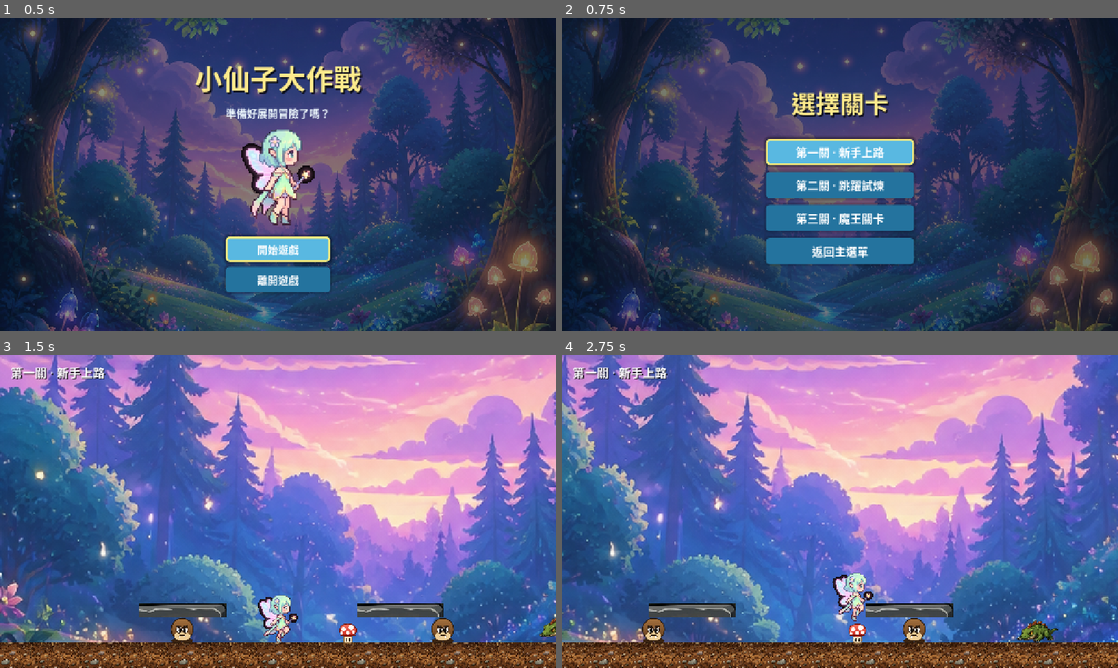
Above: before the commit, frames 1-4 (two rows, left to right).
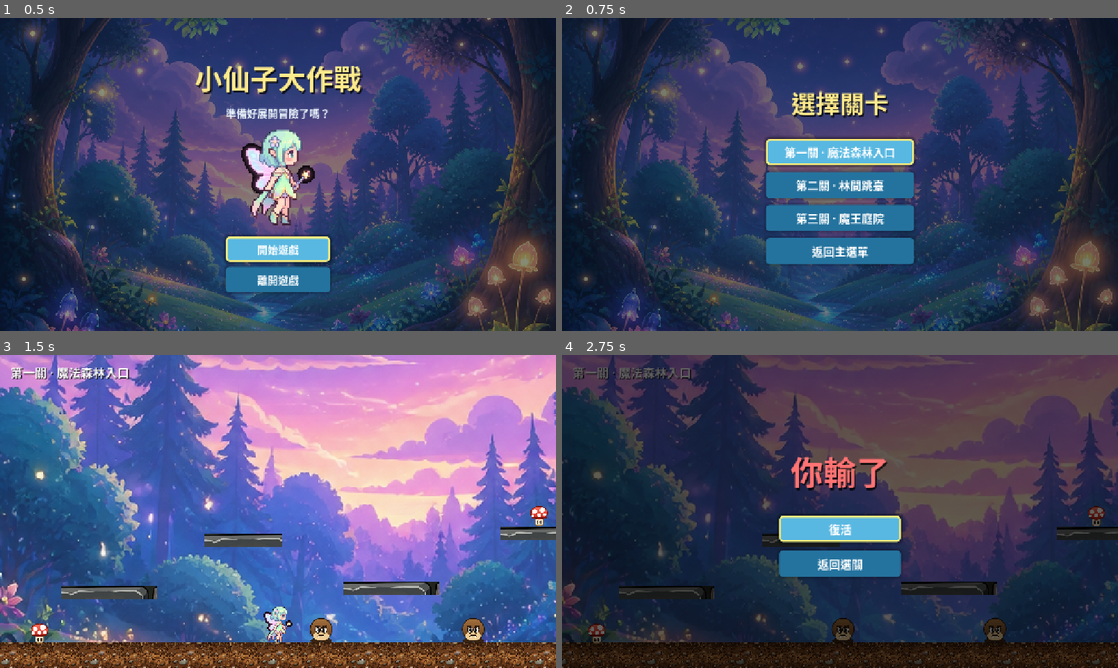
Above: after the commit, the same moments.

Repository: Ninepin123/new-game-project
Game: Godot game, scene res://scenes/start_menu.tscn
Same seed, same stepped clock (60 frames per second), same inputs: the game is played once before the commit and once after it.
Inputs (mouse positions are in pixels of both pictures, inside the frame that each line leads up to):
- Up to frame 1 (0.5 s): no input
- Up to frame 2 (0.75 s): click "開始遊戲" at 0.5 s
- Up to frame 3 (1.5 s): click (278, 489) at 1.25 s, where only the run before the commit has a clickable "第一關 · 新手上路"
- Up to frame 4 (2.75 s): tap Enter (ui_accept) at 2 s; move the mouse to (962, 495) at 2.02 s; hold Right (ui_right) from 2.03 s (still down); hold Enter (ui_accept) from 2.03 s (still down); tap J (attack, bound only after the commit) at 2.1 s; click (962, 495) at 2.17 s

Frame 1 is identical in both runs. In frame 2, 0.8% of the frame differs, in the area x 40-60%, y 41-66%; in frame 3, 6.5%; in frame 4, 99%, in the area x 0-100%, y 0-100%.

Commit message:
Improve levels and add magic projectile

Diff:
--- a/project.godot
+++ b/project.godot
@@ -31,6 +31,54 @@
 
 enabled=PackedStringArray("res://addons/godot_ai/plugin.cfg")
 
+[input]
+
+ui_accept={
+"deadzone": 0.5,
+"events": [Object(InputEventKey,"resource_local_to_scene":false,"resource_name":"","device":0,"window_id":0,"alt_pressed":false,"shift_pressed":false,"ctrl_pressed":false,"meta_pressed":false,"pressed":false,"keycode":4194309,"physical_keycode":0,"key_label":0,"unicode":0,"location":0,"echo":false,"script":null)
+, Object(InputEventKey,"resource_local_to_scene":false,"resource_name":"","device":0,"window_id":0,"alt_pressed":false,"shift_pressed":false,"ctrl_pressed":false,"meta_pressed":false,"pressed":false,"keycode":4194310,"physical_keycode":0,"key_label":0,"unicode":0,"location":0,"echo":false,"script":null)
+, Object(InputEventKey,"resource_local_to_scene":false,"resource_name":"","device":0,"window_id":0,"alt_pressed":false,"shift_pressed":false,"ctrl_pressed":false,"meta_pressed":false,"pressed":false,"keycode":32,"physical_keycode":0,"key_label":0,"unicode":32,"location":0,"echo":false,"script":null)
+, Object(InputEventKey,"resource_local_to_scene":false,"resource_name":"","device":-1,"window_id":0,"alt_pressed":false,"shift_pressed":false,"ctrl_pressed":false,"meta_pressed":false,"pressed":false,"keycode":0,"physical_keycode":87,"key_label":0,"unicode":119,"location":0,"echo":false,"script":null)
+]
+}
+ui_left={
+"deadzone": 0.5,
+"events": [Object(InputEventKey,"resource_local_to_scene":false,"resource_name":"","device":0,"window_id":0,"alt_pressed":false,"shift_pressed":false,"ctrl_pressed":false,"meta_pressed":false,"pressed":false,"keycode":4194319,"physical_keycode":0,"key_label":0,"unicode":0,"location":0,"echo":false,"script":null)
+, Object(InputEventJoypadButton,"resource_local_to_scene":false,"resource_name":"","device":-1,"button_index":13,"pressure":0.0,"pressed":false,"script":null)
+, Object(InputEventJoypadMotion,"resource_local_to_scene":false,"resource_name":"","device":-1,"axis":0,"axis_value":-1.0,"script":null)
+, Object(InputEventKey,"resource_local_to_scene":false,"resource_name":"","device":0,"window_id":0,"alt_pressed":false,"shift_pressed":false,"ctrl_pressed":false,"meta_pressed":false,"pressed":false,"keycode":0,"physical_keycode":65,"key_label":0,"unicode":0,"location":0,"echo":false,"script":null)
+]
+}
+ui_right={
+"deadzone": 0.5,
+"events": [Object(InputEventKey,"resource_local_to_scene":false,"resource_name":"","device":0,"window_id":0,"alt_pressed":false,"shift_pressed":false,"ctrl_pressed":false,"meta_pressed":false,"pressed":false,"keycode":4194321,"physical_keycode":0,"key_label":0,"unicode":0,"location":0,"echo":false,"script":null)
+, Object(InputEventJoypadButton,"resource_local_to_scene":false,"resource_name":"","device":-1,"button_index":14,"pressure":0.0,"pressed":false,"script":null)
+, Object(InputEventJoypadMotion,"resource_local_to_scene":false,"resource_name":"","device":-1,"axis":0,"axis_value":1.0,"script":null)
+, Object(InputEventKey,"resource_local_to_scene":false,"resource_name":"","device":-1,"window_id":0,"alt_pressed":false,"shift_pressed":false,"ctrl_pressed":false,"meta_pressed":false,"pressed":false,"keycode":0,"physical_keycode":68,"key_label":0,"unicode":100,"location":0,"echo":false,"script":null)
+]
+}
+ui_up={
+"deadzone": 0.5,
+"events": [Object(InputEventKey,"resource_local_to_scene":false,"resource_name":"","device":0,"window_id":0,"alt_pressed":false,"shift_pressed":false,"ctrl_pressed":false,"meta_pressed":false,"pressed":false,"keycode":4194320,"physical_keycode":0,"key_label":0,"unicode":0,"location":0,"echo":false,"script":null)
+, Object(InputEventJoypadButton,"resource_local_to_scene":false,"resource_name":"","device":-1,"button_index":11,"pressure":0.0,"pressed":false,"script":null)
+, Object(InputEventJoypadMotion,"resource_local_to_scene":false,"resource_name":"","device":-1,"axis":1,"axis_value":-1.0,"script":null)
+, Object(InputEventKey,"resource_local_to_scene":false,"resource_name":"","device":-1,"window_id":0,"alt_pressed":false,"shift_pressed":false,"ctrl_pressed":false,"meta_pressed":false,"pressed":false,"keycode":0,"physical_keycode":87,"key_label":0,"unicode":119,"location":0,"echo":false,"script":null)
+]
+}
+ui_down={
+"deadzone": 0.5,
+"events": [Object(InputEventKey,"resource_local_to_scene":false,"resource_name":"","device":0,"window_id":0,"alt_pressed":false,"shift_pressed":false,"ctrl_pressed":false,"meta_pressed":false,"pressed":false,"keycode":4194322,"physical_keycode":0,"key_label":0,"unicode":0,"location":0,"echo":false,"script":null)
+, Object(InputEventJoypadButton,"resource_local_to_scene":false,"resource_name":"","device":-1,"button_index":12,"pressure":0.0,"pressed":false,"script":null)
+, Object(InputEventJoypadMotion,"resource_local_to_scene":false,"resource_name":"","device":-1,"axis":1,"axis_value":1.0,"script":null)
+, Object(InputEventKey,"resource_local_to_scene":false,"resource_name":"","device":-1,"window_id":0,"alt_pressed":false,"shift_pressed":false,"ctrl_pressed":false,"meta_pressed":false,"pressed":false,"keycode":0,"physical_keycode":83,"key_label":0,"unicode":115,"location":0,"echo":false,"script":null)
+]
+}
+attack={
+"deadzone": 0.5,
+"events": [Object(InputEventKey,"resource_local_to_scene":false,"resource_name":"","device":-1,"window_id":0,"alt_pressed":false,"shift_pressed":false,"ctrl_pressed":false,"meta_pressed":false,"pressed":false,"keycode":0,"physical_keycode":74,"key_label":0,"unicode":106,"location":0,"echo":false,"script":null)
+]
+}
+
 [physics]
 
 3d/physics_engine="Jolt Physics"
--- a/scenes/level.tscn
+++ b/scenes/level.tscn
@@ -26,7 +26,7 @@
 stretch_mode = 6
 
 [node name="Player" parent="." unique_id=1079608880 instance=ExtResource("2_player")]
-position = Vector2(-41, 385)
+position = Vector2(-41, 409)
 
 [node name="Ground" type="StaticBody2D" parent="." unique_id=1561599534]
 position = Vector2(0, 480)
--- /dev/null
+++ b/scenes/magic_projectile.tscn
@@ -0,0 +1,20 @@
+[gd_scene load_steps=4 format=3]
+
+[ext_resource type="Script" path="res://scripts/magic_projectile.gd" id="1_script"]
+[ext_resource type="Texture2D" path="res://textures/magic_ball.png" id="2_texture"]
+
+[sub_resource type="CircleShape2D" id="CircleShape2D_magic"]
+radius = 18.0
+
+[node name="MagicProjectile" type="Area2D"]
+collision_layer = 0
+collision_mask = 5
+script = ExtResource("1_script")
+
+[node name="Sprite2D" type="Sprite2D" parent="."]
+texture_filter = 2
+scale = Vector2(0.18, 0.18)
+texture = ExtResource("2_texture")
+
+[node name="CollisionShape2D" type="CollisionShape2D" parent="."]
+shape = SubResource("CircleShape2D_magic")
--- a/scenes/player.tscn
+++ b/scenes/player.tscn
@@ -4,7 +4,7 @@
 [ext_resource type="Texture2D" uid="uid://paile2qymf4c" path="res://main_character.png" id="2_tex"]
 
 [sub_resource type="RectangleShape2D" id="RectangleShape2D_body"]
-size = Vector2(60, 110)
+size = Vector2(45, 82)
 
 [node name="Player" type="CharacterBody2D" unique_id=1756777156]
 collision_layer = 2
@@ -12,7 +12,7 @@
 
 [node name="Sprite2D" type="Sprite2D" parent="." unique_id=268938152]
 texture_filter = 1
-scale = Vector2(0.375, 0.375)
+scale = Vector2(0.28, 0.28)
 texture = ExtResource("2_tex")
 hframes = 4
 
--- a/scripts/burrower.gd
+++ b/scripts/burrower.gd
@@ -163,8 +163,16 @@
 		_die()
 		if body.has_method("bounce"):
 			body.bounce()
-	elif body.has_method("hit"):
+	elif body.has_method("hit") and _can_damage_player(body):
 		body.hit()
+
+func _can_damage_player(body: Node) -> bool:
+	return not body.has_method("can_take_enemy_contact_damage") or body.can_take_enemy_contact_damage()
+
+func take_magic_hit() -> void:
+	if _state == State.DEAD:
+		return
+	_die()
 
 func _die() -> void:
 	_state = State.DEAD
--- a/scripts/enemy.gd
+++ b/scripts/enemy.gd
@@ -52,8 +52,16 @@
 		_squash()
 		if body.has_method("bounce"):
 			body.bounce()
-	elif body.has_method("hit"):
+	elif body.has_method("hit") and _can_damage_player(body):
 		body.hit()
+
+func _can_damage_player(body: Node) -> bool:
+	return not body.has_method("can_take_enemy_contact_damage") or body.can_take_enemy_contact_damage()
+
+func take_magic_hit() -> void:
+	if _dead:
+		return
+	_squash()
 
 func _squash() -> void:
 	_dead = true
--- a/scripts/game_state.gd
+++ b/scripts/game_state.gd
@@ -13,47 +13,60 @@
 
 var LEVELS := [
 	{
-		"name": "第一關 · 新手上路",
+		"name": "第一關 · 魔法森林入口",
 		"platforms": [
-			{"x": -260.0, "y": 360.0, "w": 200.0},
-			{"x": 240.0, "y": 360.0, "w": 200.0},
+			{"x": -430.0, "y": 320.0, "w": 220.0},
+			{"x": -120.0, "y": 200.0, "w": 180.0},
+			{"x": 220.0, "y": 310.0, "w": 220.0},
+			{"x": 560.0, "y": 185.0, "w": 180.0},
+			{"x": 840.0, "y": 315.0, "w": 180.0},
 		],
-		"enemies": [Vector2(-250.0, 421.0), Vector2(350.0, 421.0)],
-		"lizards": [Vector2(620.0, 418.0)],
-		"burrowers": [Vector2(850.0, 416.0)],
-		"mushrooms": [Vector2(120.0, 430.0)],
+		"enemies": [Vector2(70.0, 421.0), Vector2(420.0, 421.0)],
+		"lizards": [Vector2(760.0, 418.0)],
+		"burrowers": [Vector2(940.0, 416.0)],
+		"mushrooms": [Vector2(-590.0, 430.0), Vector2(560.0, 160.0)],
 		"goal_x": 1080.0,
 	},
 	{
-		"name": "第二關 · 跳躍試煉",
+		"name": "第二關 · 林間跳臺",
 		"platforms": [
-			{"x": -420.0, "y": 370.0, "w": 180.0},
-			{"x": -120.0, "y": 290.0, "w": 180.0},
-			{"x": 200.0, "y": 220.0, "w": 180.0},
-			{"x": 520.0, "y": 300.0, "w": 180.0},
+			{"x": -560.0, "y": 320.0, "w": 180.0},
+			{"x": -300.0, "y": 200.0, "w": 160.0},
+			{"x": -40.0, "y": 95.0, "w": 150.0},
+			{"x": 250.0, "y": 205.0, "w": 170.0},
+			{"x": 520.0, "y": 100.0, "w": 150.0},
+			{"x": 800.0, "y": 310.0, "w": 210.0},
 		],
-		"enemies": [Vector2(-280.0, 421.0), Vector2(180.0, 421.0), Vector2(620.0, 421.0)],
-		"lizards": [Vector2(850.0, 418.0)],
+		"enemies": [Vector2(-690.0, 421.0), Vector2(120.0, 421.0), Vector2(650.0, 421.0)],
+		"lizards": [Vector2(820.0, 418.0)],
 		"burrowers": [Vector2(420.0, 416.0)],
-		"mushrooms": [Vector2(320.0, 430.0)],
+		"mushrooms": [Vector2(-300.0, 150.0), Vector2(520.0, 50.0)],
 		"goal_x": 1080.0,
 	},
 	{
-		"name": "第三關 · 魔王關卡",
+		"name": "第三關 · 魔王庭院",
 		"platforms": [
-			{"x": -520.0, "y": 360.0, "w": 160.0},
-			{"x": -260.0, "y": 270.0, "w": 160.0},
-			{"x": 20.0, "y": 200.0, "w": 160.0},
-			{"x": 300.0, "y": 270.0, "w": 160.0},
-			{"x": 600.0, "y": 360.0, "w": 160.0},
+			{"x": -700.0, "y": 345.0, "w": 150.0},
+			{"x": -470.0, "y": 255.0, "w": 130.0},
+			{"x": -220.0, "y": 165.0, "w": 125.0},
+			{"x": 45.0, "y": 255.0, "w": 130.0},
+			{"x": 300.0, "y": 165.0, "w": 120.0},
+			{"x": 555.0, "y": 265.0, "w": 130.0},
+			{"x": 800.0, "y": 150.0, "w": 120.0},
 		],
 		"enemies": [
-			Vector2(-360.0, 421.0), Vector2(180.0, 421.0),
-			Vector2(430.0, 421.0), Vector2(680.0, 421.0),
+			Vector2(-760.0, 421.0), Vector2(520.0, 421.0),
 		],
-		"lizards": [Vector2(-250.0, 418.0), Vector2(940.0, 418.0)],
-		"burrowers": [Vector2(300.0, 416.0), Vector2(820.0, 416.0)],
-		"mushrooms": [Vector2(20.0, 175.0)],
+		"falling_enemies": [
+			{"x_min": -360.0, "x_max": -120.0, "y": -140.0, "delay": 0.6, "interval": 1.0},
+			{"x_min": -40.0, "x_max": 190.0, "y": -160.0, "delay": 1.0, "interval": 0.8},
+			{"x_min": 260.0, "x_max": 500.0, "y": -150.0, "delay": 0.6, "interval": 1.0},
+			{"x_min": 600.0, "x_max": 820.0, "y": -170.0, "delay": 0.2, "interval": 1.0},
+			{"x_min": 860.0, "x_max": 1040.0, "y": -150.0, "delay": 2.0, "interval": 0.9},
+		],
+		"lizards": [Vector2(-455.0, 418.0), Vector2(860.0, 418.0)],
+		"burrowers": [Vector2(300.0, 416.0), Vector2(990.0, 416.0)],
+		"mushrooms": [Vector2(-220.0, 140.0)],
 		"goal_x": 1080.0,
 	},
 ]
--- a/scripts/level.gd
+++ b/scripts/level.gd
@@ -13,6 +13,7 @@
 const LEVEL_SELECT := "res://scenes/level_select.tscn"
 
 const GROUND_TOP := 450.0
+const PLAYER_START_X := -41.0
 
 @onready var _content: Node2D = $Content
 @onready var _player: CharacterBody2D = $Player
@@ -30,6 +31,7 @@
 func _ready() -> void:
 	_level_index = clampi(GameState.selected_level, 1, GameState.TOTAL_LEVELS)
 	_level_data = GameState.LEVELS[_level_index - 1]
+	_place_player_on_ground()
 	_build_level()
 	_build_ui()
 	_start_bgm()
@@ -50,6 +52,14 @@
 
 # ---------------------------------------------------------------- 關卡內容生成
 
+func _place_player_on_ground() -> void:
+	var shape_node := _player.get_node_or_null("CollisionShape2D") as CollisionShape2D
+	if shape_node == null or not shape_node.shape is RectangleShape2D:
+		_player.position = Vector2(PLAYER_START_X, 409.0)
+		return
+	var rect := shape_node.shape as RectangleShape2D
+	_player.position = Vector2(PLAYER_START_X, GROUND_TOP - rect.size.y * 0.5 - shape_node.position.y)
+
 func _build_level() -> void:
 	for p in _level_data.get("platforms", []):
 		_spawn_platform(p["x"], p["y"], p["w"])
@@ -57,6 +67,8 @@
 		var enemy := EnemyScene.instantiate()
 		enemy.position = e
 		_content.add_child(enemy)
+	for e in _level_data.get("falling_enemies", []):
+		_spawn_delayed_enemy(e)
 	for l in _level_data.get("lizards", []):
 		var lizard := LizardScene.instantiate()
 		lizard.position = l
@@ -70,6 +82,25 @@
 		mush.position = m
 		_content.add_child(mush)
 	_spawn_goal(_level_data.get("goal_x", 1080.0))
+
+
+func _spawn_delayed_enemy(data: Dictionary) -> void:
+	var delay: float = float(data.get("delay", 1.0))
+	await get_tree().create_timer(delay).timeout
+	var interval: float = float(data.get("interval", 0.0))
+	while not _ended:
+		var enemy := EnemyScene.instantiate()
+		enemy.position = Vector2(_falling_enemy_x(data), float(data.get("y", -120.0)))
+		_content.add_child(enemy)
+		if interval <= 0.0:
+			return
+		await get_tree().create_timer(interval).timeout
+
+
+func _falling_enemy_x(data: Dictionary) -> float:
+	if data.has("x_min") and data.has("x_max"):
+		return randf_range(float(data["x_min"]), float(data["x_max"]))
+	return float(data.get("x", 0.0))
 
 
 func _spawn_platform(x: float, y_top: float, w: float) -> void:
--- a/scripts/lizard.gd
+++ b/scripts/lizard.gd
@@ -134,8 +134,16 @@
 		_die()
 		if body.has_method("bounce"):
 			body.bounce()
-	elif body.has_method("hit"):
+	elif body.has_method("hit") and _can_damage_player(body):
 		body.hit()
+
+func _can_damage_player(body: Node) -> bool:
+	return not body.has_method("can_take_enemy_contact_damage") or body.can_take_enemy_contact_damage()
+
+func take_magic_hit() -> void:
+	if _state == State.DEAD:
+		return
+	_die()
 
 func _die() -> void:
 	_state = State.DEAD
--- /dev/null
+++ b/scripts/magic_projectile.gd
@@ -0,0 +1,39 @@
+extends Area2D
+## 玩家發射的魔法球。
+## 呼叫 setup() 設定飛行方向後，碰到敵人或場景碰撞物就消失。
+
+const SPEED := 520.0
+const MAX_LIFETIME := 1.8
+
+var direction := Vector2.RIGHT
+var _lifetime := 0.0
+
+
+func _ready() -> void:
+	body_entered.connect(_on_body_entered)
+	area_entered.connect(_on_area_entered)
+
+
+func setup(facing: int) -> void:
+	direction = Vector2.RIGHT if facing >= 0 else Vector2.LEFT
+	scale.x = absf(scale.x) * float(facing)
+
+
+func _physics_process(delta: float) -> void:
+	position += direction * SPEED * delta
+	_lifetime += delta
+	if _lifetime >= MAX_LIFETIME:
+		queue_free()
+
+
+func _on_body_entered(body: Node) -> void:
+	if body.is_in_group("enemy") and body.has_method("take_magic_hit"):
+		body.take_magic_hit()
+	queue_free()
+
+
+func _on_area_entered(area: Area2D) -> void:
+	var owner := area.get_parent()
+	if owner != null and owner.is_in_group("enemy") and owner.has_method("take_magic_hit"):
+		owner.take_magic_hit()
+		queue_free()
--- a/scripts/player.gd
+++ b/scripts/player.gd
@@ -5,17 +5,20 @@
 
 const Sfx := preload("res://scripts/sfx.gd")
 const WALK_STREAM := preload("res://audio/walking.mp3")
+const MagicProjectileScene := preload("res://scenes/magic_projectile.tscn")
 
 const SPEED := 220.0
-const JUMP_VELOCITY := -420.0
+const JUMP_VELOCITY := -520.0
 const STOMP_BOUNCE := -300.0
 const LAND_SFX_MIN_FALL_SPEED := 150.0  # 出生小幅落地不出聲，跳躍／墜落才會
+const MAGIC_COOLDOWN := 0.35
+const STOMP_GRACE_TIME := 0.16
 
 # 小／大兩種狀態的外觀與碰撞尺寸
-const SMALL_SCALE := Vector2(0.375, 0.375)
-const BIG_SCALE := Vector2(0.55, 0.55)
-const SMALL_BODY := Vector2(60, 110)
-const BIG_BODY := Vector2(84, 150)
+const SMALL_SCALE := Vector2(0.28, 0.28)
+const BIG_SCALE := Vector2(0.42, 0.42)
+const SMALL_BODY := Vector2(45, 82)
+const BIG_BODY := Vector2(64, 115)
 
 var anim_time := 0.0
 const ANIM_SPEED := 8.0 # Frames per second
@@ -24,6 +27,10 @@
 var invulnerable := false
 var _dead := false
 var _was_on_floor := false
+var _facing := 1
+var _magic_cooldown := 0.0
+var _grow_pending := false
+var _stomp_grace := 0.0
 
 var _walk_sfx: AudioStreamPlayer
 
@@ -31,6 +38,8 @@
 @onready var body_shape: CollisionShape2D = $CollisionShape2D
 
 func _ready() -> void:
+	body_shape.shape = body_shape.shape.duplicate()
+	_reset_to_small_size()
 	add_to_group("player")
 	# const 的屬性不可賦值（parser error），先取到 var 再設 loop（同一共享資源）
 	var walk_stream: AudioStreamMP3 = WALK_STREAM
@@ -43,6 +52,8 @@
 func _physics_process(delta: float) -> void:
 	if _dead:
 		return
+	_magic_cooldown = maxf(_magic_cooldown - delta, 0.0)
+	_stomp_grace = maxf(_stomp_grace - delta, 0.0)
 
 	if not is_on_floor():
 		velocity += get_gravity() * delta
@@ -50,11 +61,15 @@
 	if Input.is_action_just_pressed("ui_accept") and is_on_floor():
 		velocity.y = JUMP_VELOCITY
 		Sfx.play(self, "jump", -6.0)
+
+	if InputMap.has_action("attack") and Input.is_action_just_pressed("attack"):
+		_shoot_magic()
 
 	var direction := Input.get_axis("ui_left", "ui_right")
 	if direction != 0.0:
 		velocity.x = direction * SPEED
 		sprite.flip_h = direction < 0.0
+		_facing = -1 if direction < 0.0 else 1
 	else:
 		velocity.x = move_toward(velocity.x, 0.0, SPEED)
 
@@ -73,6 +88,7 @@
 	var fall_speed := velocity.y
 	move_and_slide()
 	_update_ground_sfx(fall_speed)
+	_try_pending_grow()
 
 ## 落地音與走路循環音
 func _update_ground_sfx(fall_speed: float) -> void:
@@ -98,11 +114,34 @@
 
 ## 踩踏敵人後的彈跳
 func bounce() -> void:
+	_stomp_grace = STOMP_GRACE_TIME
 	velocity.y = STOMP_BOUNCE
+
+func can_take_enemy_contact_damage() -> bool:
+	return _stomp_grace <= 0.0
+
+func _reset_to_small_size() -> void:
+	is_big = false
+	_grow_pending = false
+	sprite.scale = SMALL_SCALE
+	var rect := body_shape.shape as RectangleShape2D
+	rect.size = SMALL_BODY
+
+func _shoot_magic() -> void:
+	if _magic_cooldown > 0.0:
+		return
+	_magic_cooldown = MAGIC_COOLDOWN
+	var projectile := MagicProjectileScene.instantiate()
+	projectile.global_position = global_position + Vector2(42.0 * float(_facing), -24.0)
+	projectile.setup(_facing)
+	get_tree().current_scene.add_child(projectile)
 
 ## 吃到蘑菇 → 變大
 func grow() -> void:
 	if is_big:
+		return
+	if not _has_room_for_body(BIG_BODY):
+		_grow_pending = true
 		return
 	is_big = true
 	_apply_size(true)
@@ -128,6 +167,28 @@
 	create_tween().tween_property(sprite, "scale", target_scale, 0.15) \
 		.set_trans(Tween.TRANS_BACK)
 
+func _try_pending_grow() -> void:
+	if not _grow_pending or is_big:
+		return
+	if not _has_room_for_body(BIG_BODY):
+		return
+	_grow_pending = false
+	is_big = true
+	_apply_size(true)
+
+func _has_room_for_body(body_size: Vector2) -> bool:
+	var current_rect := body_shape.shape as RectangleShape2D
+	var test_shape := RectangleShape2D.new()
+	test_shape.size = body_size
+
+	var params := PhysicsShapeQueryParameters2D.new()
+	params.shape = test_shape
+	params.transform = Transform2D(0.0, global_position - Vector2(0.0, (body_size.y - current_rect.size.y) * 0.5))
+	params.collision_mask = collision_mask
+	params.exclude = [get_rid()]
+
+	return get_world_2d().direct_space_state.intersect_shape(params, 8).is_empty()
+
 func _start_invulnerability() -> void:
 	invulnerable = true
 	var tw := create_tween().set_loops(6)
Not shown, added: scripts/magic_projectile.gd.uid
Binary file added: textures/magic_ball.jpg
Not shown, added: textures/magic_ball.jpg.import
Binary file added: textures/magic_ball.png
Not shown, added: textures/magic_ball.png.import
